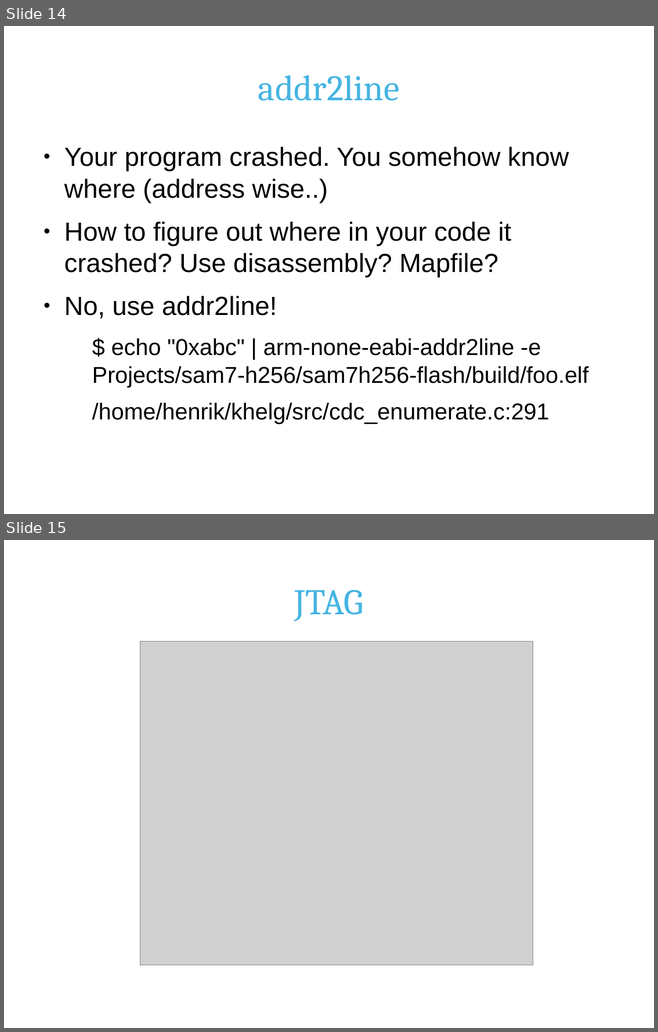
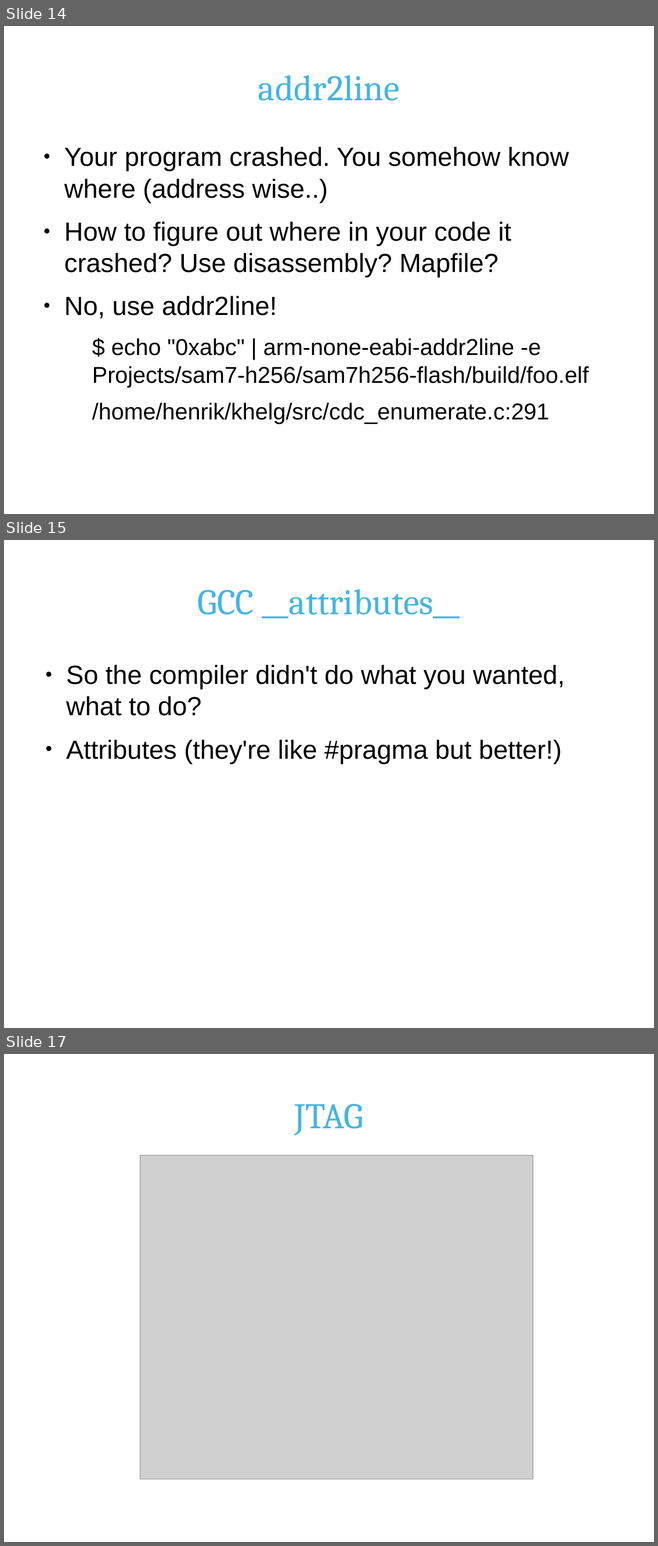
Before and after one commit to hnrkp/khelg2012-1, a slide deck: doc/pres.odp. Shown one above the other, each under a label of ours: slides 14 and 15 before the commit, slides 14, 15 and 17 after it; the slides between them are not shown. The pictures are 658x1032 and 658x1546 pixels, drawn with LibreOffice and Linux fonts; fonts in the diff are those of the drawing; grey boxes stand for pictures; background and template pictures are left out. Boxes give left, top, right and bottom in pixels: in the first picture for what was removed or moved away, otherwise in the second. Text is boxed around its words. In the diff, an @@ line names an element or a change of style, - is before the commit and + after.

```diff
--- a/doc/pres.odp
+++ b/doc/pres.odp
@@ slide 15 added at (x1=4, y1=540, x2=654, y2=1028), background #FFFFFF @@
@@ title added at (x1=198, y1=589, x2=460, y2=618), 44 pt, text #45B4E2 @@
+GCC __attributes__
@@ text added at (x1=66, y1=665, x2=564, y2=763), 32 pt, text #000000 @@
+● So the compiler didn't do what you wanted, what to do?
+● Attributes (they're like #pragma but better!)
@@ what was slide 15 is now slide 17 @@
```
Also in this commit, not shown: 1 other slide added, 2 other files.
